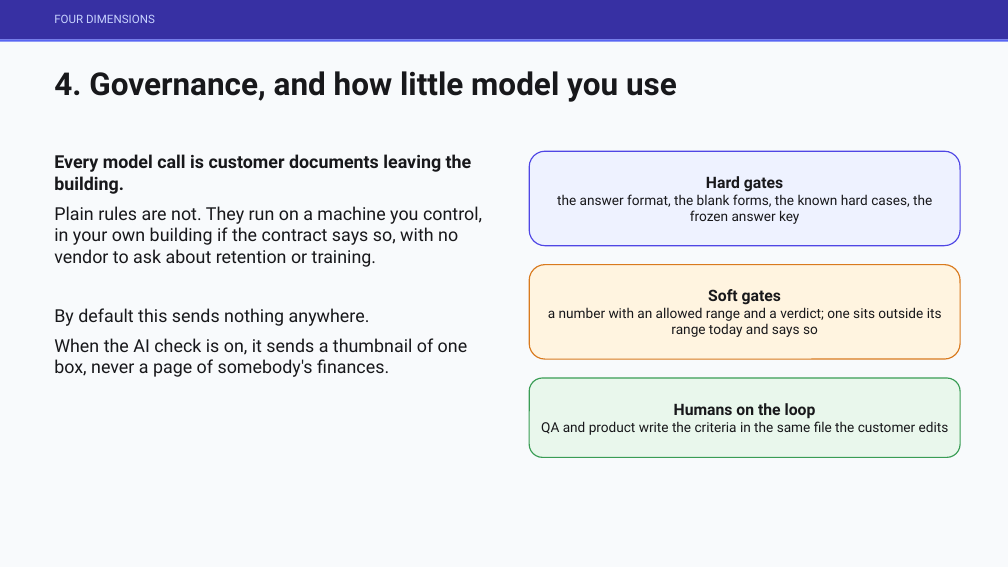
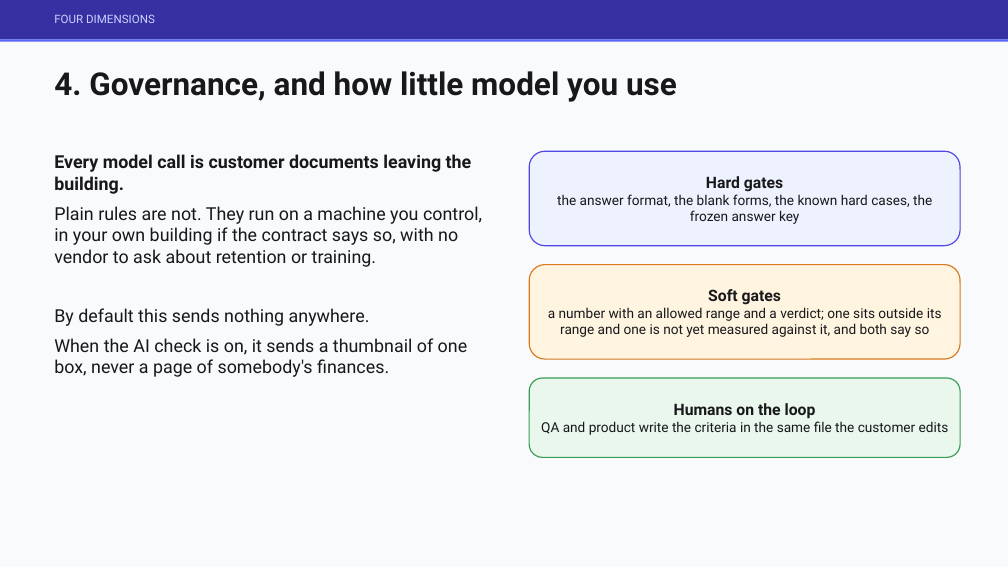
Before and after one commit to jameswniu/synthetic-image-recognition-cnn-harness, a slide deck: slide 8 of deliverables/checkbox-approach.pptx. Drawn at 1008x567 pixels with LibreOffice and Linux fonts; fonts in the diff are those of the drawing. Boxes give left, top, right and bottom in pixels: in the first picture for what was removed or moved away, otherwise in the second. Text is boxed around its words. In the diff, an @@ line names an element or a change of style, - is before the commit and + after.

```diff
--- a/deliverables/checkbox-approach.pptx
+++ b/deliverables/checkbox-approach.pptx
@@ text in rounded rectangle at bbox=[548, 307, 942, 337]: text changed @@
-a number with an allowed range and a verdict; one sits outside its range today and says so
+a number with an allowed range and a verdict; one sits outside its range and one is not yet measured against it, and both say so
```
Also in this commit, not shown: 1 other slide changed, 12 other files.
